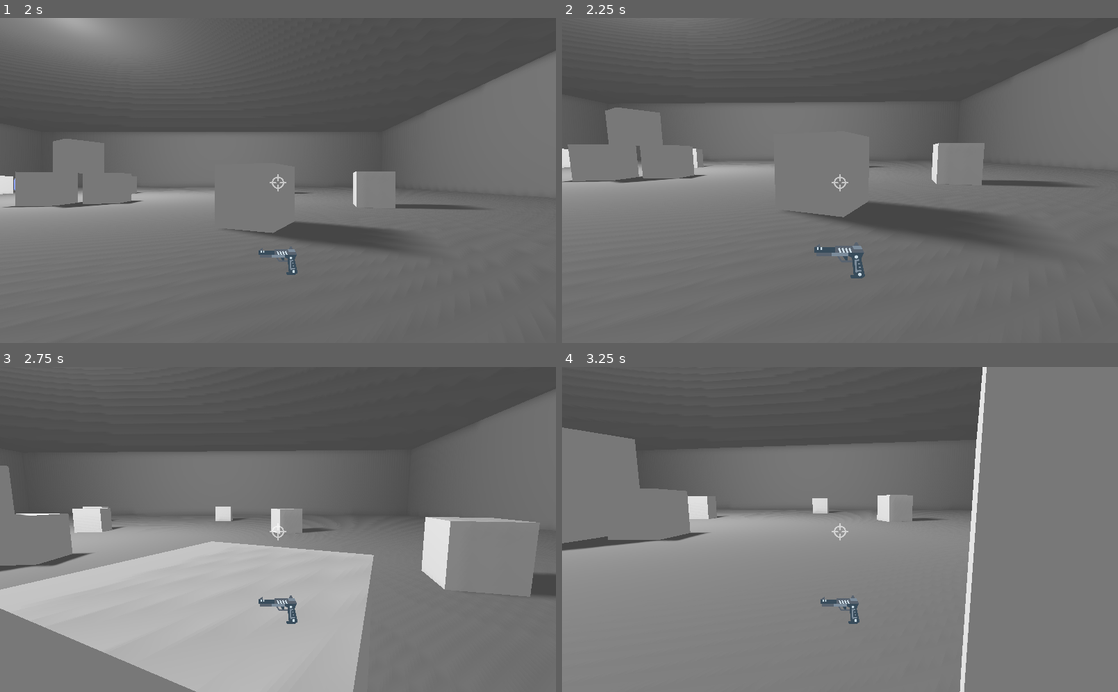
Above: before the commit, frames 1-4 (two rows, left to right).
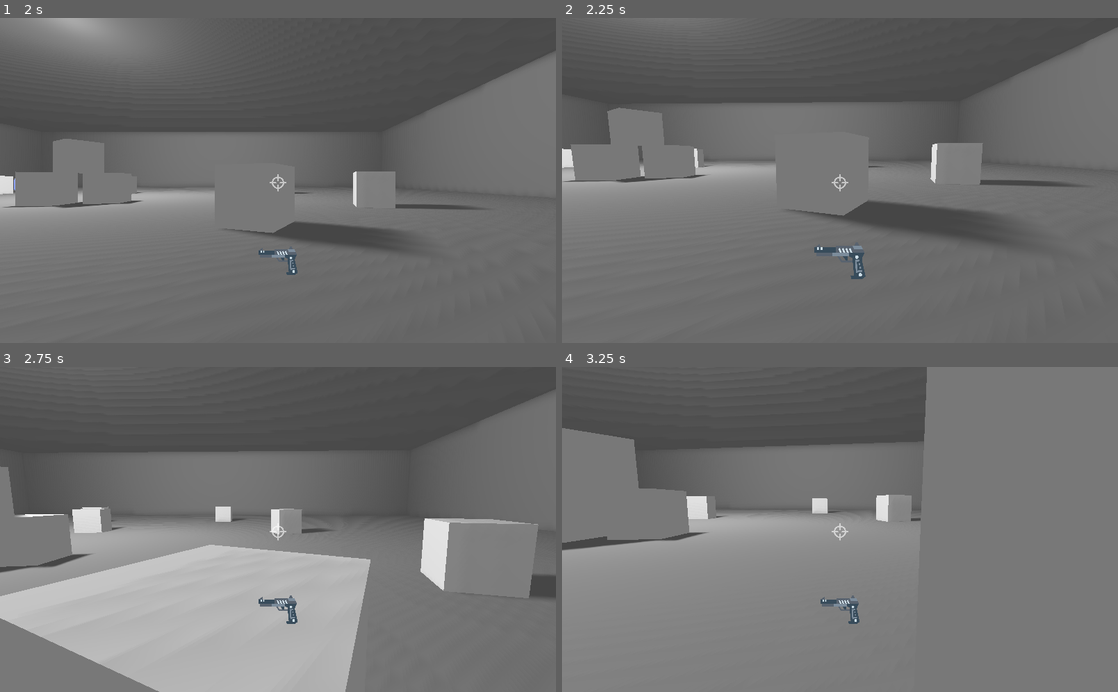
Above: after the commit, the same moments.

Repository: justinwash/duel-fps
Game: Godot game, scene res://game/game.tscn
Same seed, same stepped clock (60 frames per second), same inputs: the game is played once before the commit and once after it.
Inputs (mouse positions are in pixels of both pictures, inside the frame that each line leads up to):
- Up to frame 1 (2 s): click "Find Match" at 0.5 s; click "Practice Offline" at 1.25 s
- Up to frame 2 (2.25 s): tap Enter at 2 s; move the mouse to (867, 180) at 2.02 s; hold W (move_forwards) from 2.03 s (still down); click (867, 180) at 2.1 s
- Up to frame 3 (2.75 s): keep holding W (move_forwards); tap Space (jump) at 2.27, 2.3, 2.57 s
- Up to frame 4 (3.25 s): keep holding W (move_forwards); move the mouse to (812, 529) at 2.77 s; tap Space (jump) at 2.85, 3.02 s; click (812, 529) at 3.05 s

Frame 1 is identical in both runs. In frame 2, 0.5% of the frame differs, in the area x 0-76%, y 27-81%; in frame 3, 3.2%; in frame 4, 4.3%, in the area x 0-77%, y 0-100%.

Commit message:
init state machine on player

Diff:
--- a/player/player.gd
+++ b/player/player.gd
@@ -20,86 +20,41 @@
 onready var raycast = $RotationHelper/RayCast
 onready var hud = $HUD
 
+var current_state
+onready var states = {
+	"idle": $States/Idle,
+	"walk": $States/Walk,
+	"jump": $States/Jump,
+}
+
 func _ready():
 	if is_master_or_player(0):
 		for element in hud.get_children():
 			element.visible = false
 
+	for child in get_children():
+		child.connect("change_state", self, "_change_state")
+
+	current_state = states.idle
+	if current_state.has_method("ready"):
+		current_state.ready(self)
+	current_state.enter(self)
+
+func _process(delta):
+	if is_master_or_player(1):
+		camera.current = true
+		current_state.update(self, delta)
+
 func _physics_process(delta):
 	if is_master_or_player(1):
-		camera.current = true
-		process_input(delta)
-		process_movement(delta)
+		current_state.physics_update(self, delta)
 
-		if get_tree().has_network_peer():
-			rpc_unreliable("set_pos", global_transform)
-
-func process_input(delta):
-	# walking
-	dir = Vector3()
-	var cam_xform = camera.get_global_transform()
-
-	var input_movement_vector = Vector2()
-
-	if Input.is_action_pressed("move_forwards"):
-		input_movement_vector.y += 1
-	if Input.is_action_pressed("move_backwards"):
-		input_movement_vector.y -= 1
-	if Input.is_action_pressed("move_left"):
-		input_movement_vector.x -= 1
-	if Input.is_action_pressed("move_right"):
-		input_movement_vector.x += 1
-
-	input_movement_vector = input_movement_vector.normalized()
-
-	dir += -cam_xform.basis.z * input_movement_vector.y
-	dir += cam_xform.basis.x * input_movement_vector.x
-
-	# jumping
-	if is_on_floor():
-		if Input.is_action_just_pressed("jump"):
-			vel.y = JUMP_SPEED
-
-	# shooting
-	if Input.is_action_just_pressed("shoot") and !anim.is_playing():
-		anim.play("shoot")
-		var coll = raycast.get_collider()
-		if raycast.is_colliding() and coll.has_method("kill"):
-			coll.kill()
-
-func process_movement(delta):
-	dir.y = 0
-	dir = dir.normalized()
-
-	vel.y += delta * GRAVITY * 1.1
-
-	var hvel = vel
-	hvel.y = 0
-
-	var target = dir
-	target *= MAX_SPEED
-
-	var accel
-	if dir.dot(hvel) > 0:
-		accel = ACCEL
-	else:
-		accel = DEACCEL
-
-	hvel = hvel.linear_interpolate(target, accel * delta)
-	vel.x = hvel.x
-	vel.z = hvel.z
-	vel = move_and_slide(vel, Vector3(0, 1, 0), 0.05, 4, deg2rad(MAX_SLOPE_ANGLE))
+	if get_tree().has_network_peer():
+		rpc_unreliable("set_pos", global_transform)
 
 func _input(event):
 	if is_master_or_player(1):
-		if event is InputEventMouseMotion and Input.get_mouse_mode() == Input.MOUSE_MODE_CAPTURED:
-			rotation_helper.rotate_x(deg2rad(event.relative.y * MOUSE_SENSITIVITY * -1))
-			self.rotate_y(deg2rad(event.relative.x * MOUSE_SENSITIVITY * -1))
-
-			var camera_rot = rotation_helper.rotation_degrees
-			camera_rot.x = clamp(camera_rot.x, -70, 70)
-			rotation_helper.rotation_degrees = camera_rot
-
+		current_state.on_input(self, event)
 
 puppet func set_pos(p_pos):
 	global_transform = p_pos
@@ -113,3 +68,10 @@
 		return true
 	else:
 		return false
+
+func _change_state(state_name):
+	current_state.exit()
+	current_state = states[state_name]
+	if current_state.has_method("ready"):
+		current_state.ready(self)
+	current_state.enter(self)
--- a/player/player.tscn
+++ b/player/player.tscn
@@ -1,8 +1,9 @@
-[gd_scene load_steps=12 format=2]
+[gd_scene load_steps=13 format=2]
 
 [ext_resource path="res://player/player.gd" type="Script" id=1]
 [ext_resource path="res://weapons/pistol/icon.svg" type="Texture" id=2]
 [ext_resource path="res://weapons/pistol/crosshair.svg" type="Texture" id=3]
+[ext_resource path="res://player/states/idle.gd" type="Script" id=4]
 
 [sub_resource type="Animation" id=1]
 resource_name = "shoot"
@@ -57,6 +58,15 @@
 [node name="Player" type="KinematicBody"]
 script = ExtResource( 1 )
 
+[node name="States" type="Node" parent="."]
+
+[node name="Idle" type="Node" parent="States"]
+script = ExtResource( 4 )
+
+[node name="Walk" type="Node" parent="States"]
+
+[node name="Jump" type="Node" parent="States"]
+
 [node name="AnimationPlayer" type="AnimationPlayer" parent="."]
 anims/shoot = SubResource( 1 )
 
--- /dev/null
+++ b/player/states/idle.gd
@@ -0,0 +1,80 @@
+extends Node
+
+signal change_state
+
+func enter(player):
+	pass
+
+func ready(player):
+	pass # Replace with function body.
+
+func update(player, delta):
+	process_input(player, delta)
+
+func physics_update(player, delta):
+	process_movement(player, delta)
+
+func on_input(player, event):
+	if event is InputEventMouseMotion and Input.get_mouse_mode() == Input.MOUSE_MODE_CAPTURED:
+		player.rotation_helper.rotate_x(deg2rad(event.relative.y * player.MOUSE_SENSITIVITY * -1))
+		player.rotate_y(deg2rad(event.relative.x * player.MOUSE_SENSITIVITY * -1))
+
+		var camera_rot = player.rotation_helper.rotation_degrees
+		camera_rot.x = clamp(camera_rot.x, -70, 70)
+		player.rotation_helper.rotation_degrees = camera_rot
+
+func process_input(player, delta):
+	# walking
+	player.dir = Vector3()
+	var cam_xform = player.camera.get_global_transform()
+
+	var input_movement_vector = Vector2()
+
+	if Input.is_action_pressed("move_forwards"):
+		input_movement_vector.y += 1
+	if Input.is_action_pressed("move_backwards"):
+		input_movement_vector.y -= 1
+	if Input.is_action_pressed("move_left"):
+		input_movement_vector.x -= 1
+	if Input.is_action_pressed("move_right"):
+		input_movement_vector.x += 1
+
+	input_movement_vector = input_movement_vector.normalized()
+
+	player.dir += -cam_xform.basis.z * input_movement_vector.y
+	player.dir += cam_xform.basis.x * input_movement_vector.x
+
+	# jumping
+	if player.is_on_floor():
+		if Input.is_action_just_pressed("jump"):
+			player.vel.y = player.JUMP_SPEED
+
+	# shooting
+	if Input.is_action_just_pressed("shoot") and !player.anim.is_playing():
+		player.anim.play("shoot")
+		var coll = player.raycast.get_collider()
+		if player.raycast.is_colliding() and coll.has_method("kill"):
+			coll.kill()
+
+func process_movement(player, delta):
+	player.dir.y = 0
+	player.dir = player.dir.normalized()
+
+	player.vel.y += delta * player.GRAVITY * 1.1
+
+	var hvel = player.vel
+	hvel.y = 0
+
+	var target = player.dir
+	target *= player.MAX_SPEED
+
+	var accel
+	if player.dir.dot(hvel) > 0:
+		accel = player.ACCEL
+	else:
+		accel = player.DEACCEL
+
+	hvel = hvel.linear_interpolate(target, accel * delta)
+	player.vel.x = hvel.x
+	player.vel.z = hvel.z
+	player.vel = player.move_and_slide(player.vel, Vector3(0, 1, 0), 0.05, 4, deg2rad(player.MAX_SLOPE_ANGLE))
Not shown: 4 places in player/player.tscn that only renumber resources
